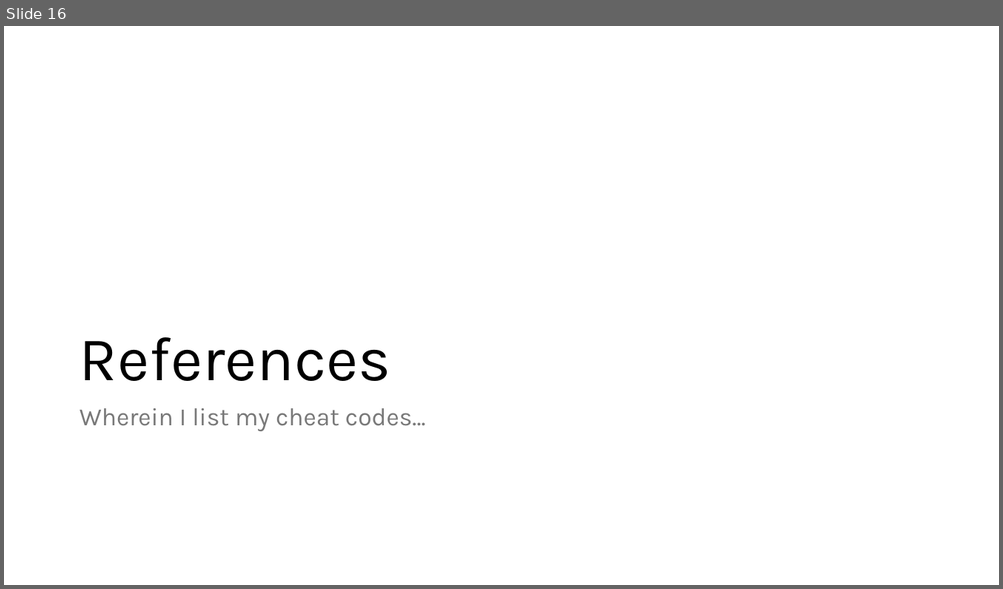
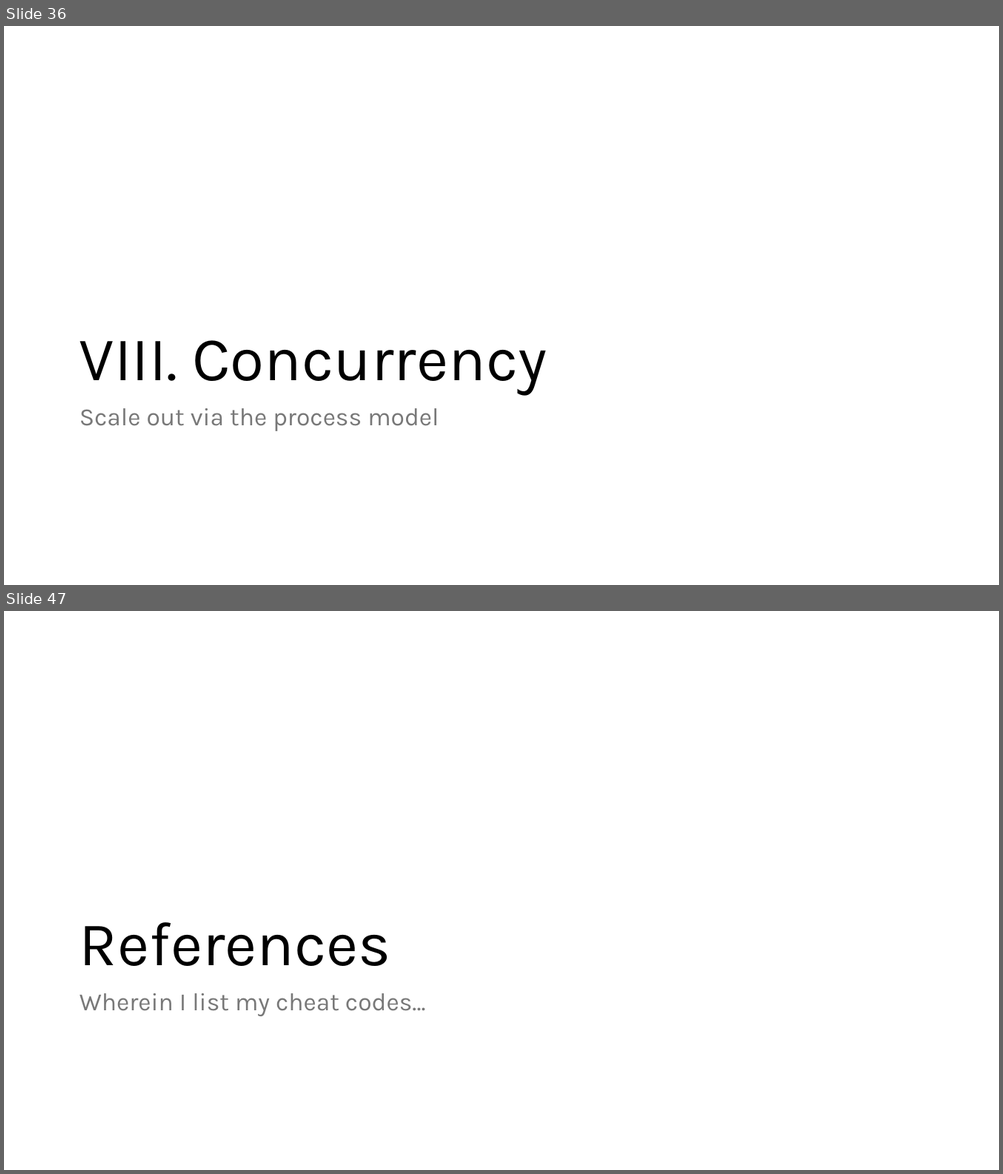
Before and after one commit to ericburcham/cloud-patterns-and-practices, a slide deck: Presentation.pptx. Shown one above the other, each under a label of ours: slide 16 before the commit, slides 36 and 47 after it; the slides between them are not shown. The pictures are 1003x589 and 1003x1174 pixels, drawn with LibreOffice and Linux fonts; fonts in the diff are those of the drawing. Boxes give left, top, right and bottom in pixels: in the first picture for what was removed or moved away, otherwise in the second. Text is boxed around its words. In the diff, an @@ line names an element or a change of style, - is before the commit and + after.

```diff
--- a/Presentation.pptx
+++ b/Presentation.pptx
@@ slide 36 added at (4,26,999,585), background #FFFFFF @@
@@ title added at (79,340,546,395), 60 pt, text #000000 @@
+VIII. Concurrency
@@ text added at (79,409,438,432), 24 pt, text #797979 @@
+Scale out via the process model
@@ what was slide 16 is now slide 47 @@
```
Also in this commit, not shown: 1 slide changed, 31 other slides added.
